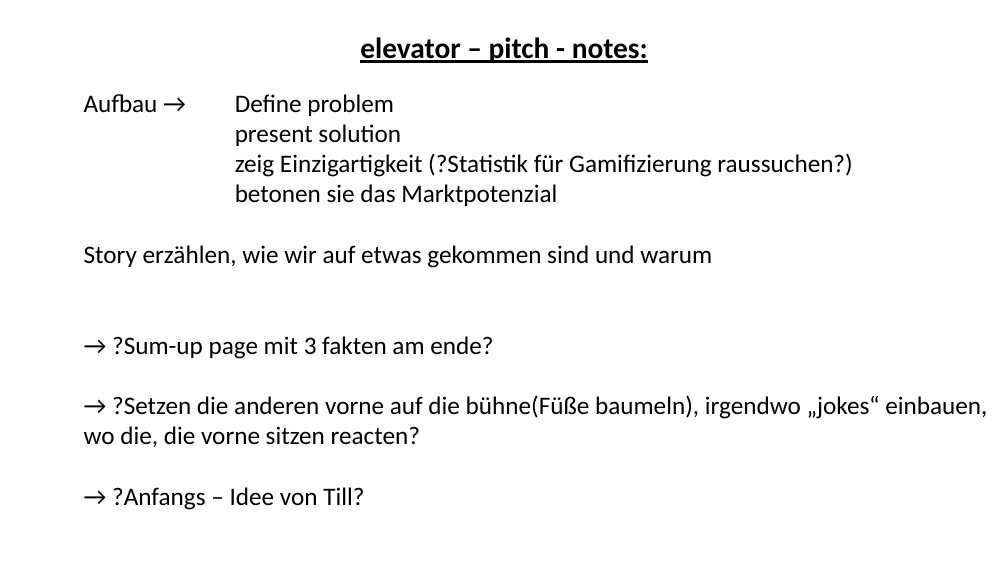
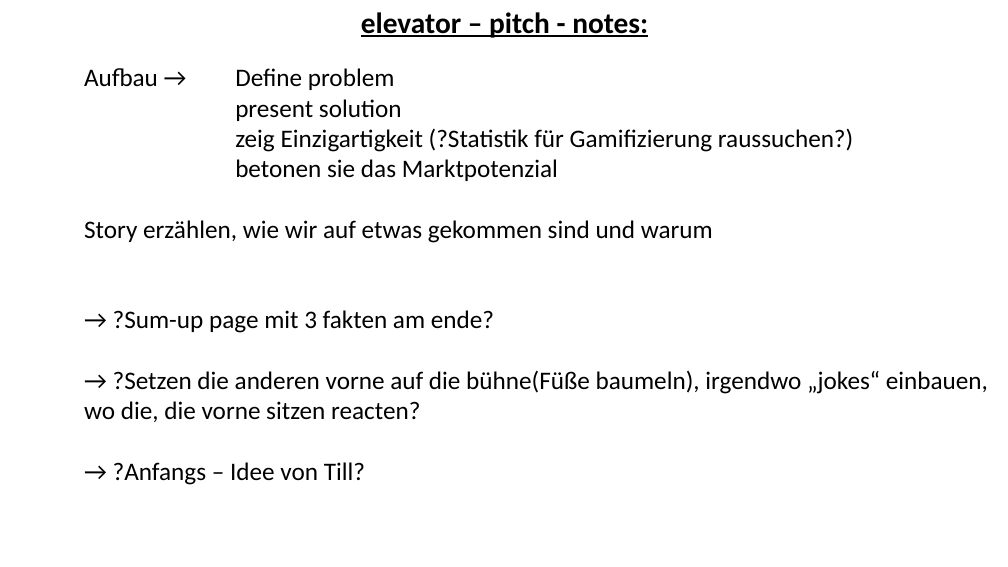
Before and after one commit to bennewehn/WorkFit, a slide deck: slide 1 of data/elevator pitch details.pptx. Drawn at 1008x567 pixels with LibreOffice and Linux fonts; fonts in the diff are those of the drawing. Boxes give left, top, right and bottom in pixels: in the first picture for what was removed or moved away, otherwise in the second. Text is boxed around its words. In the diff, an @@ line names an element or a change of style, - is before the commit and + after.

```diff
--- a/data/elevator pitch details.pptx
+++ b/data/elevator pitch details.pptx
@@ text "elevator – pitch - notes:": place and size @@
-text "elevator – pitch - notes:" at [84, 37, 987, 510]
+text "elevator – pitch - notes:" at [84, 12, 988, 485]
```
Also in this commit, not shown: 1 slide added, 2 other files.
